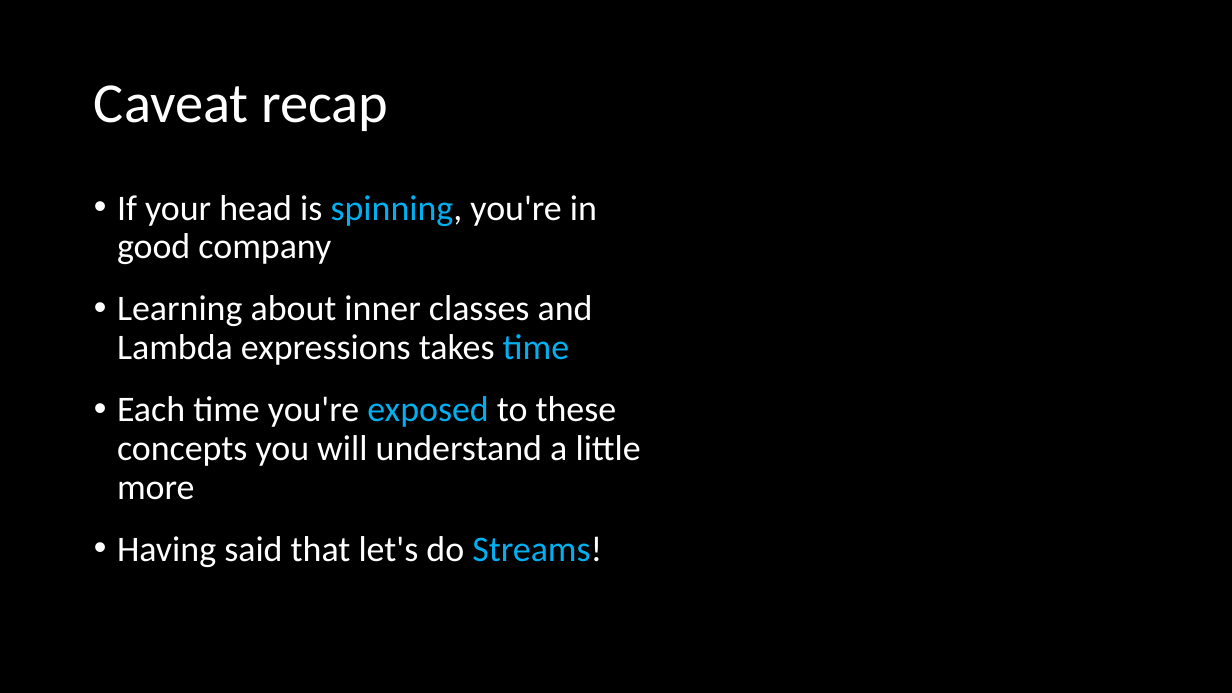
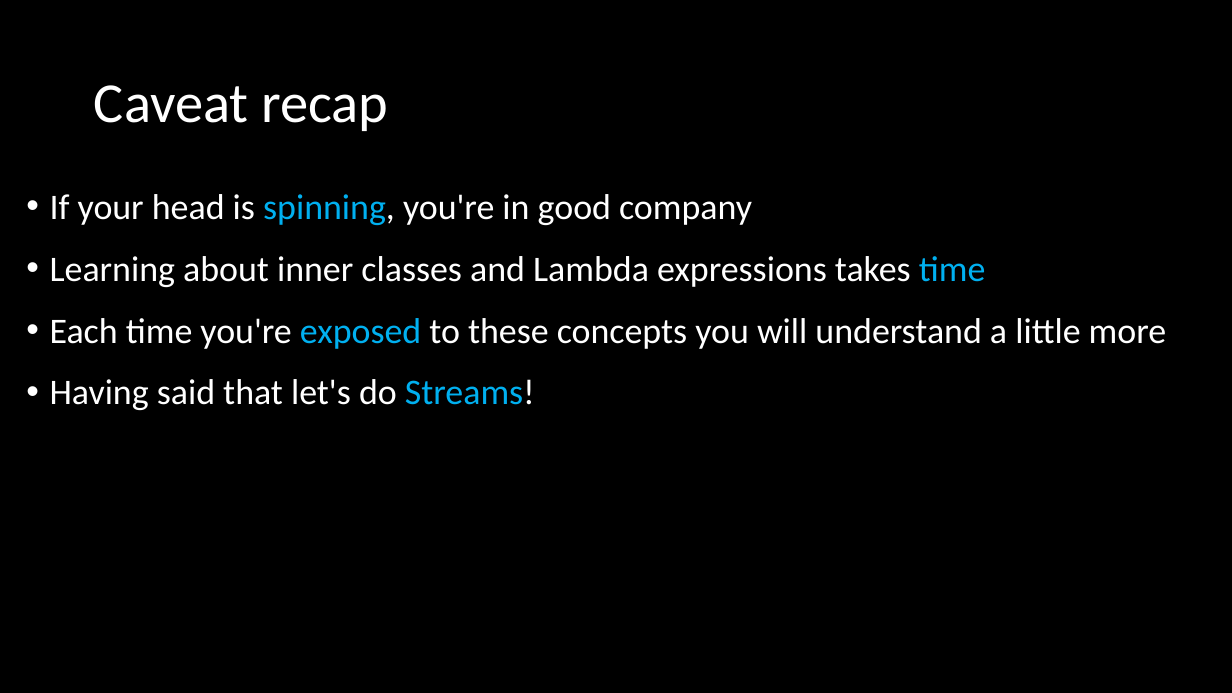
Before and after one commit to ckiefriter1/PT-BESD, a slide deck: slide 21 of Week11/W11.06. Changing Sort Order with Streams.pptx. Drawn at 1232x693 pixels with LibreOffice and Linux fonts; fonts in the diff are those of the drawing. Boxes give left, top, right and bottom in pixels: in the first picture for what was removed or moved away, otherwise in the second. Text is boxed around its words. In the diff, an @@ line names an element or a change of style, - is before the commit and + after.

```diff
--- a/Week11/W11.06. Changing Sort Order with Streams.pptx
+++ b/Week11/W11.06. Changing Sort Order with Streams.pptx
@@ text "If your head is spinning, ..." rewrapped from <box>117,195,641,567</box> to <box>50,194,1166,410</box> @@
```
Also in this commit, not shown: 2 other slides changed, 7 other files.
